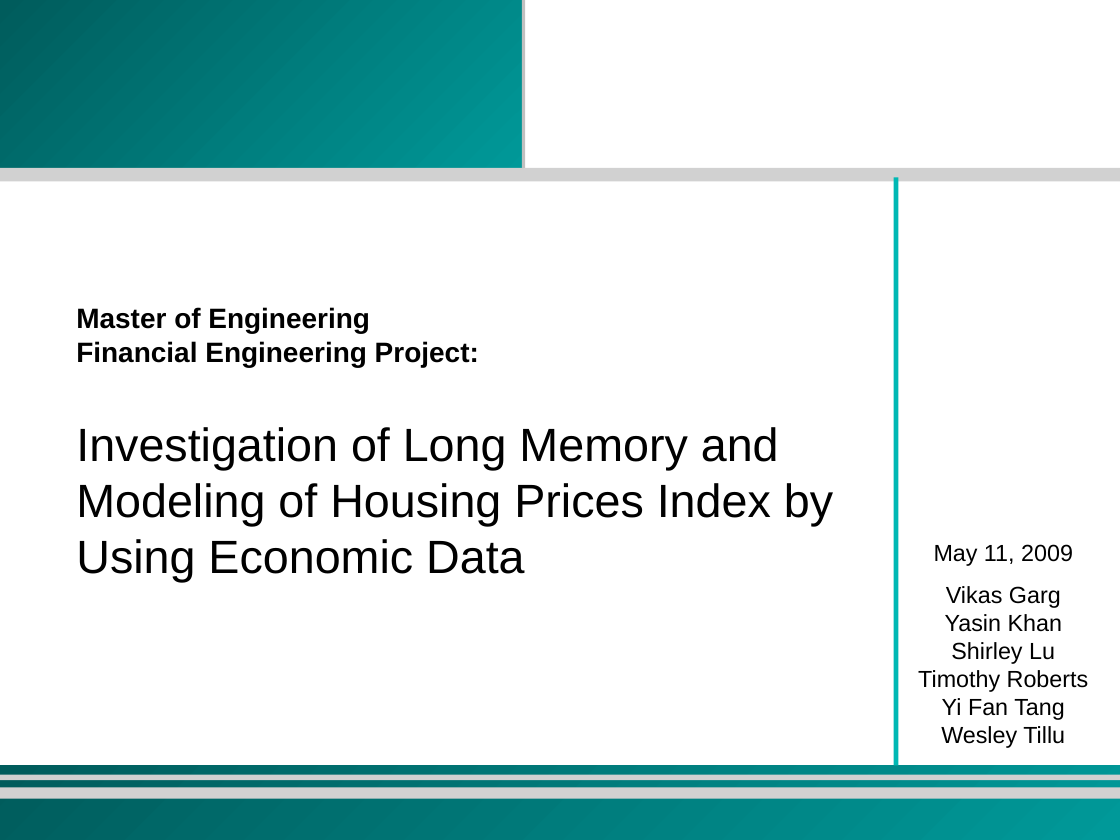
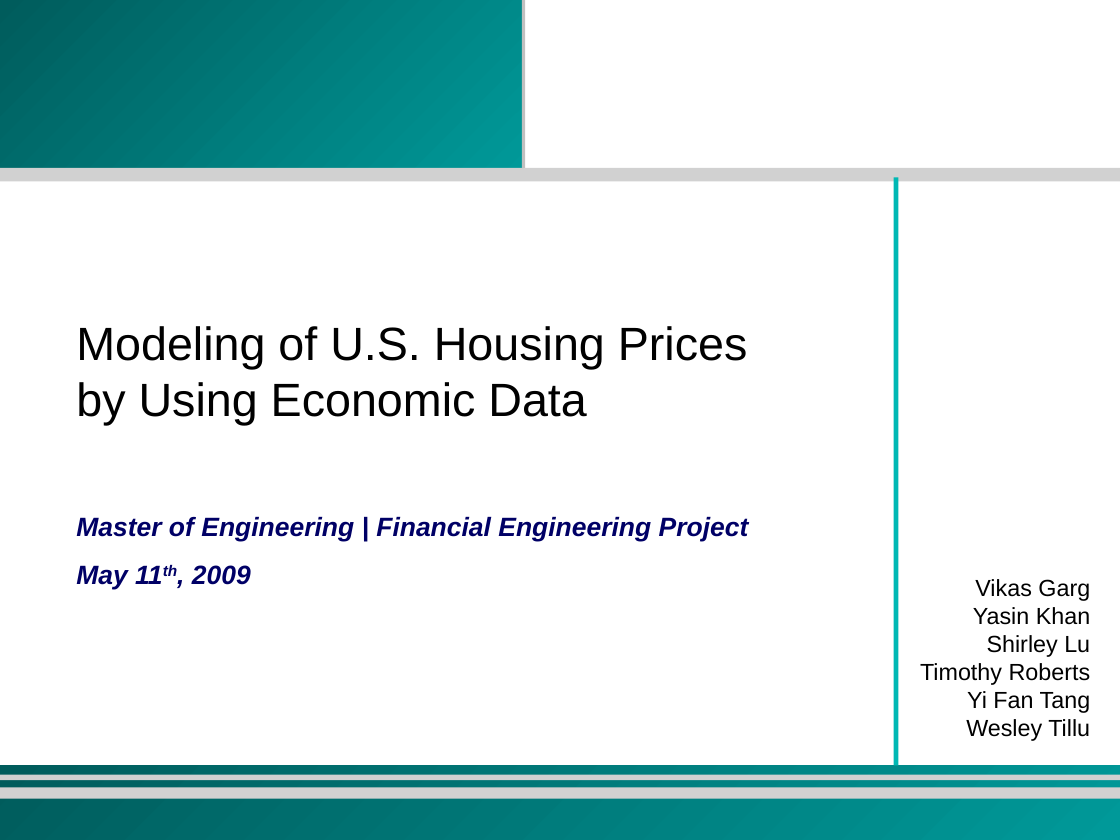
Before and after one commit to zhouzhenghui/svnrepository, a slide deck: slide 1 of SVNRepository/Presentation/M.Eng Final Presentation-take2.ppt. Drawn at 1120x840 pixels with LibreOffice and Linux fonts; fonts in the diff are those of the drawing; background and template pictures are left out. Boxes give left, top, right and bottom in pixels: in the first picture for what was removed or moved away, otherwise in the second. Text is boxed around its words. In the diff, an @@ line names an element or a change of style, - is before the commit and + after.

```diff
--- a/SVNRepository/Presentation/M.Eng Final Presentation-take2.ppt
+++ b/SVNRepository/Presentation/M.Eng Final Presentation-take2.ppt
@@ text at [76,326,748,425]: text changed @@
-Investigation of Long Memory and Modeling of Housing Prices Index by Using Economic Data
+Modeling of U.S. Housing Prices by Using Economic Data
@@ text at [76,516,749,590]: text changed; size 18 to 17 pt; text colour #000000 to #000066; italic on @@
-Master of Engineering
-Financial Engineering Project:
+Master of Engineering | Financial Engineering Project
+May 11th, 2009
@@ text "Vikas Garg Yasin Khan Shirley ...": place and size @@
-text "Vikas Garg Yasin Khan Shirley ..." at [918,544,1089,748]
+text "Vikas Garg Yasin Khan Shirley ..." at [920,579,1091,741]
@@ text "Vikas Garg Yasin Khan Shirley ..." at [920,579,1091,741]: alignment centre to right @@
@@ text at [934,544,1073,566]: paragraph removed @@
-May 11, 2009
```
Also in this commit, not shown: 3 other slides changed, 1 slide added, 1 slide removed, 2 other files.
